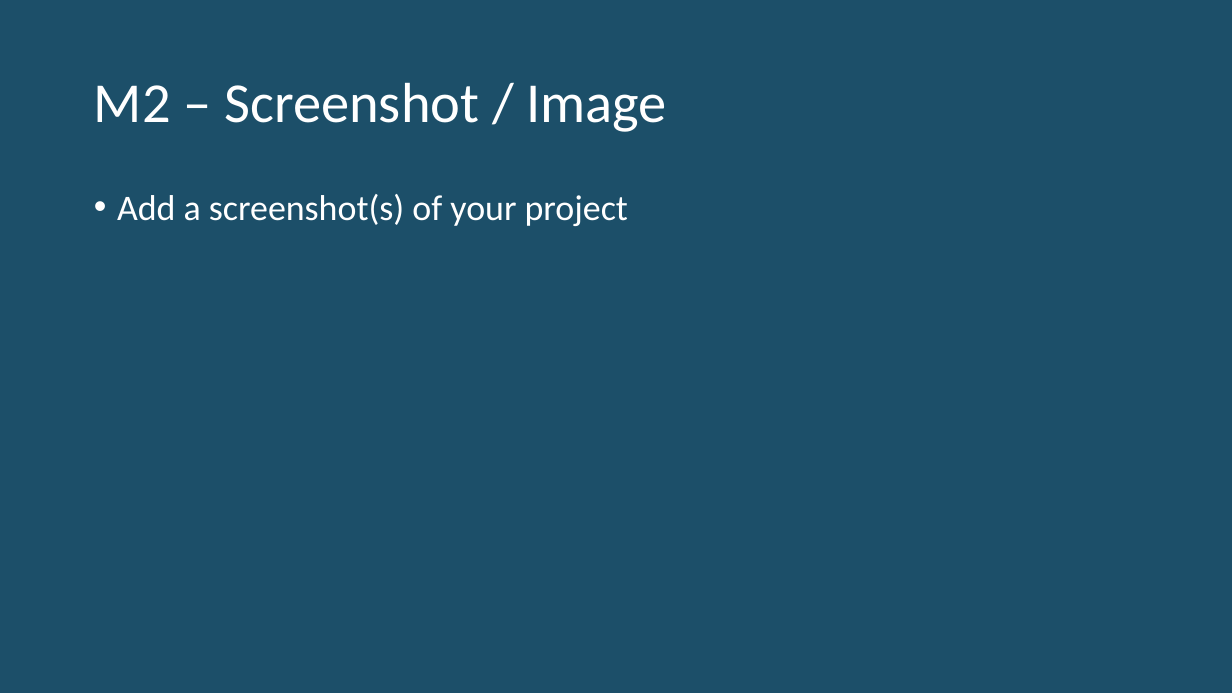
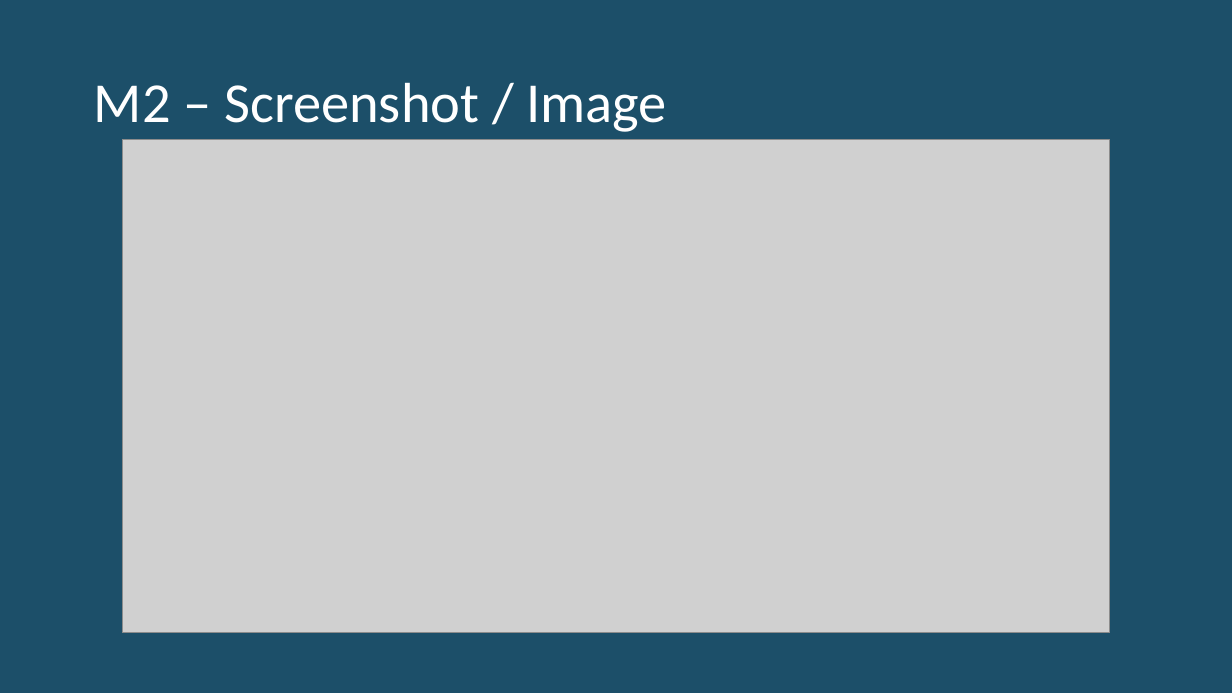
Before and after one commit to spencersmith24/Project2-Platformer, a slide deck: slide 8 of CS315 P2 Production.pptx. Drawn at 1232x693 pixels with LibreOffice and Linux fonts; fonts in the diff are those of the drawing; grey boxes stand for pictures. Boxes give left, top, right and bottom in pixels: in the first picture for what was removed or moved away, otherwise in the second. Text is boxed around its words. In the diff, an @@ line names an element or a change of style, - is before the commit and + after.

```diff
--- a/CS315 P2 Production.pptx
+++ b/CS315 P2 Production.pptx
@@ picture added at [122, 140, 1109, 633] @@
@@ text removed at [117, 194, 628, 226] @@
-• Add a screenshot(s) of your project
```
Also in this commit, not shown: 3 other slides changed, 1 other file.
